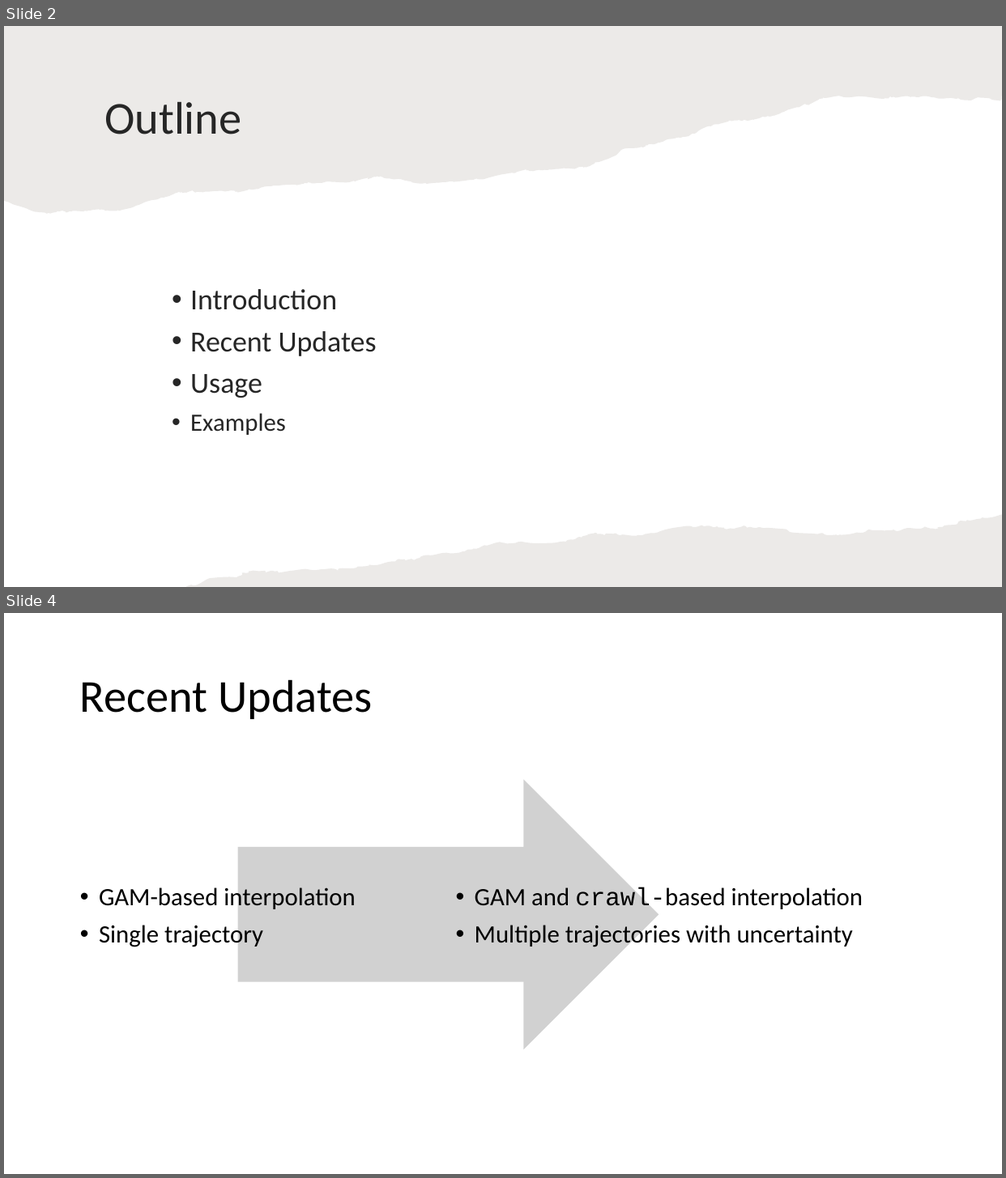
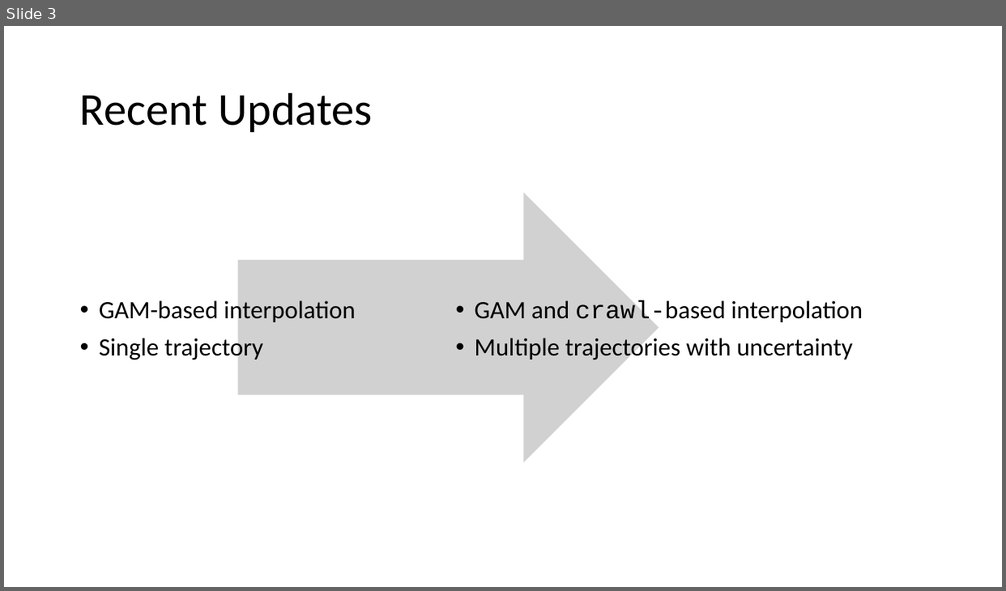
Before and after one commit to dinhkristine/animal-movement-lab, a slide deck: presentation/anipaths presentation.pptx. Shown one above the other, each under a label of ours: slides 2 and 4 before the commit, slide 3 after it; the slides between them are not shown. The pictures are 1006x1178 and 1006x591 pixels, drawn with LibreOffice and Linux fonts; fonts in the diff are those of the drawing. Boxes give left, top, right and bottom in pixels: in the first picture for what was removed or moved away, otherwise in the second. Text is boxed around its words. In the diff, an @@ line names an element or a change of style, - is before the commit and + after.

```diff
--- a/presentation/anipaths presentation.pptx
+++ b/presentation/anipaths presentation.pptx
@@ slide 2 removed at (x1=4, y1=26, x2=1002, y2=587), background #FFFFFF @@
@@ freeform shape removed at (x1=4, y1=26, x2=1002, y2=214) @@
@@ title removed at (x1=104, y1=101, x2=241, y2=135) @@
-Outline
@@ text removed at (x1=190, y1=289, x2=377, y2=435) @@
-• Introduction
-• Recent Updates
-• Usage
-• Examples
@@ freeform shape removed at (x1=186, y1=515, x2=1002, y2=587) @@
@@ what was slide 4 is now slide 3 @@
```
Also in this commit, not shown: 3 slides changed.
